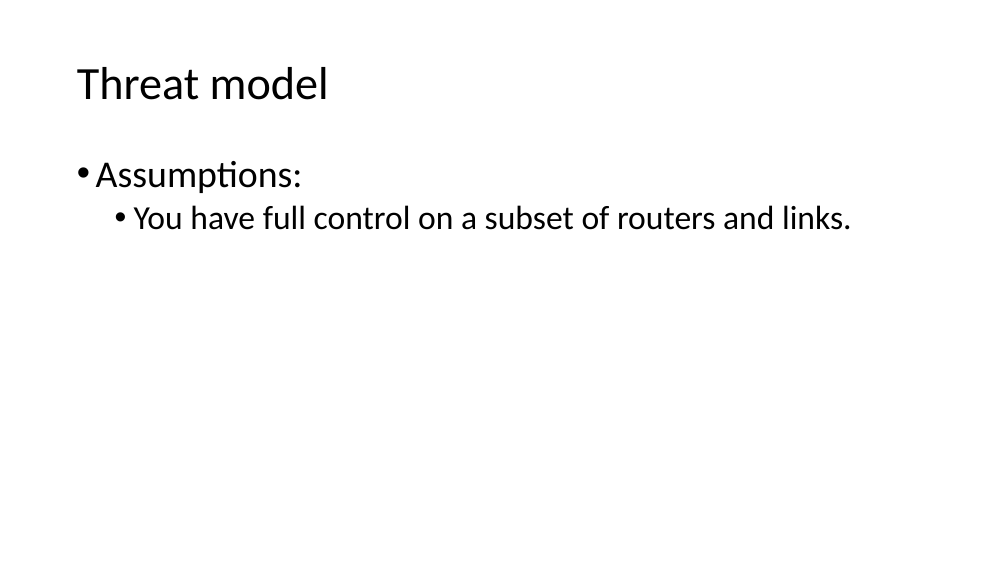
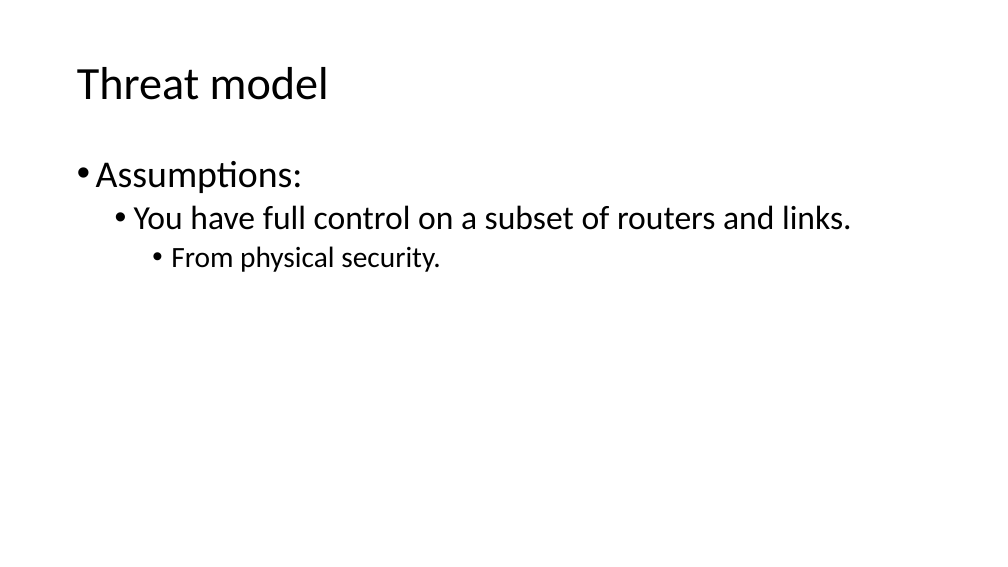
Before and after one commit to Daniel-Chin/AuthedIP, a slide deck: slide 3 of slides/protocol.pptx. Drawn at 1008x567 pixels with LibreOffice and Linux fonts; fonts in the diff are those of the drawing. Boxes give left, top, right and bottom in pixels: in the first picture for what was removed or moved away, otherwise in the second. Text is boxed around its words. In the diff, an @@ line names an element or a change of style, - is before the commit and + after.

```diff
--- a/slides/protocol.pptx
+++ b/slides/protocol.pptx
@@ text at (171,246,440,272): paragraph added @@
+    • From physical security.
```
Also in this commit, not shown: 1 other slide changed, 9 other files.
